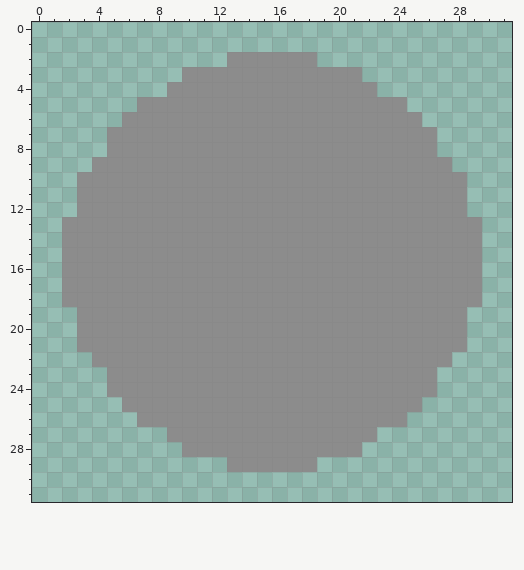
Two versions of one pixel-art sprite, app/src/assets/images/MouseIcon.png. The first picture shows the starting point.
The file is 32x32 pixels.
The same view after the edit:
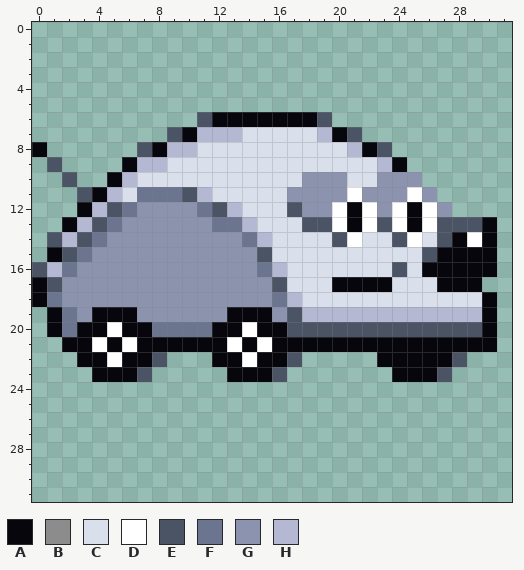
Palette (. is transparent): A #07060c  B #8c8c8c  C #d9dfeb  D #ffffff  E #4b5465  F #6b7590  G #8c93af  H #b4b8d3
Difference:
Changed rows in their new state; - is an unchanged pixel.
first column x 0:
 2 -------------......------------
 3 ----------............---------
 4 ---------..............--------
 5 -------..................------
 6 ------.....EAAAAAAAE......-----
 7 -----....EAHHHCCCCCHAE.....----
 8 A----..EAHHCCCCCCCCCCHAE...----
 9 -E--..AHHCCCCCCCCCCCCCCHA...---
10 --E..AHCCCCCCCCCCCGGGCCGGG...--
11 ---EAHCFFFEHCCCCCGGGGDGGGDG..--
12 ---AHEFGGGGFEHCCCEGGDADGDADG.--
13 --AHEFGGGGGGFFHCCCEEDADEDADEEEA
14 -EHEFGGGGGGGGGFHCCCCEDCCEDCEADA
15 -AEFGGGGGGGGGGGECCCCCCCCCCEAAAA
16 EHFGGGGGGGGGGGGFHCCCCCCCECAAAAA
17 AEGGGGGGGGGGGGGGECCCAAAACCCAAA-
18 AFGGGGGGGGGGGGGGFHCCCCCCCCCCCCA
19 -AFGAAAGGGGGGAAAGEHHHHHHHHHHHHA
20 -AFAADAAFFFFAADAAEEEEEEEEEEEEEA
21 --AADADAAAAAADADAAAAAAAAAAAAAAA
22 ---AADAAE...AADAAE.....AAAAAE--
23 ----AAAE.....AAAE.......AAAE---
24 -----......................----
25 ------....................-----
26 -------..................------
27 ---------..............--------
28 ----------............---------
29 -------------......------------
